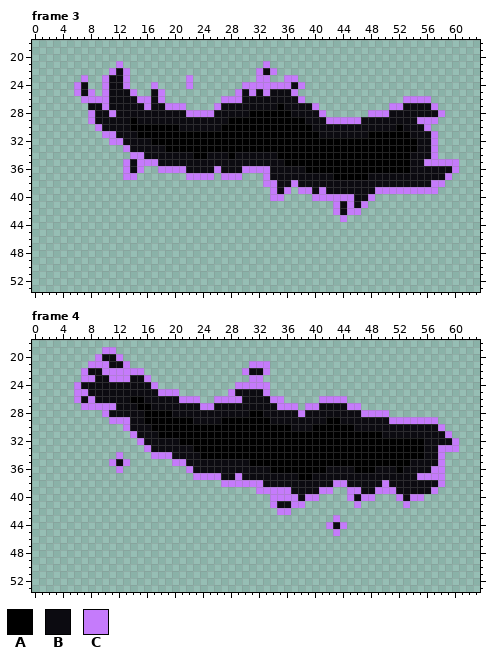
Pixel-art file, stored at assets/animations/wriggler/wriggler.aseprite. The first picture shows the starting point.
64x64 pixels, 4 frames. Shown: frame 3: x 0..63, y 18..53; frame 4: x 0..63, y 18..53. The commit also changed other frames, which this record leaves out.
Visible layers, top first: "Shadow", "Outer Glow".
Palette (. is transparent): A #000000  B #0c0b11  C #c57bfb
Pixels before, frame 3, first column x 6:
21 ......C....................C...........................
22 .....CBC..................CBC..........................
23 .C..CBBC........C.........CC..CC.......................
24 CB..CBBC...C....C.......CCCCCCCBC......................
25 CBC.CBBBC..BC..........CBCBCBBBC.......................
26 .CCCCBBBBCCBC........CCCBBBBBBBBC..............CCCC....
27 ..BBCBBBBBCBBCCC....CBBBBBBBBABBBBC..........CCBBBBC...
28 ..CBBCBBBBBBBBBBCCCCBBBBBAAAAAABBBBC......CCCBBBBBBBC..
29 ..CBBBBBABBBBBBBBBBBBBAAAAAAAAAAABBBCCCCCBBBBBBBBCCC...
30 ...CBBBBAAAAAAABBBBBBAAAAAAAAAAAAABBBBBBBBBBBBABBBC....
31 ....CCBBBAAAAAAAAAAAAAAAAAAAAAAAAAABBBBBBBAAAAAABBBC...
32 .....CCBBBBAAAAAAAAAAAAAAAAAAAAAAAAAAAAAAAAAAAAAABBC...
33 .......CBBBBBAAAAAAAAAAAAAAAAAAAAAAAAAAAAAAAAAAAABBC...
34 ........CCBBBBBBBAABBBABBBBBBAAAAAAAAAAAAAAAAAAABBBC...
35 .......CBCCCBBBBBBBBBBBBBBBBBBAAAAAAAAAAAAAAAAAABBCCCCC
36 .......CBC..CCCCBBBBCBBBCCCCBBBBBAAAAAAAAAAAAAAABBBBBBC
37 .......CC.......CCCC.CCC...CBBBBBBBBBAAAAABBBBBBBBBBBC.
38 ...........................CCBBCBBBBBBBBBBBBBBBBBBBCC..
39 ............................CBC.CCBCBBBBBBBCCCCCCCCC...
40 ............................CC....CCCCCCBBC............
41 .....................................CBCBC.............
42 .....................................CBCC..............
43 ......................................C................
Pixels before, frame 4, first column x 6:
19 ....CC.................................................
20 ...CBBC................................................
21 ..CCCBBC.................CCC...........................
22 .CBBCCCCCC..............CBBC...........................
23 .CCBBCCCBBC..............CC............................
24 CBBBBBBBBBBC...........CCCCC...........................
25 CCBBBBBBBBBBCCC.......CBBBBC...........................
26 CBCBBBBBAABBBBBCCC..CCCCBBBBCC.....CCCC................
27 .CCCCCBBBAABBBBBBBCCBBBBBBBBBCCC.CCBBBBCC..............
28 ....CBBBBBAAAABBBBBBBBBBBAABBBBBCBBBBBBBBCCCC..........
29 .....CCCBBAAAAAAABBBBAAAAAAABBBBBBBBAABBBBBBBCCCCCCC...
30 .......CBBBAAAAAAAAAAAAAAAAAAAABBBAAAAAABBBBBBBBBBBBC..
31 ........CBBBAAAAAAAAAAAAAAAAAAAAAAAAAAAAAAAABBBBBBBBBC.
32 .........CBBBBBAAAAAAAAAAAAAAAAAAAAAAAAAAAAAAAAAAABBBBC
33 ..........CBBBBBBAAAAAAAAAAAAAAAAAAAAAAAAAAAAAAAAABBCCC
34 ......C....CCCBBBBAAAAAAAAAAAAAAAAAAAAAAAAAAAAAAAABBC..
35 .....CBC......CCBBBBBBBBBAAAAAAAAAAAAAAAAAAAAAAABBBBC..
36 ......C.........CBBBBBBBBBBBAAAAAAAABBBBAAABBBABBBBCC..
37 .................CCCCBBCBBBBBBBBAABBBBBBBBBBBBBBBCCCC..
38 .....................CCCCCCBBBBBBBBBBCCBBBBBCBBBBBBBC..
39 ..........................CCCCCBBBBCC..CCBBCCCBBBBBC...
40 ............................CCCCBCC....CBCC...CBCC.....
41 ............................CBBCC.......C......C.......
42 .............................CC........................
43 .....................................C.................
44 ....................................CBC................
45 .....................................C.................
Once edited:
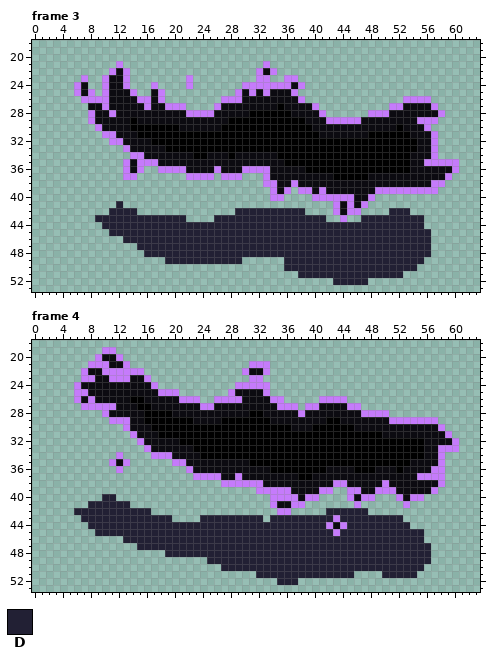
Colours new in this view: D #222034
From old to new:
Changed rows in their new state; - is an unchanged pixel.
Frame 3, layer "Shadow":
first column x 9:
41 ---D--------------------------------------------
42 --DDDD--------------DDDDDDDDDD------------DDD---
43 DDDDDDDDDDDDD----DDDDDDDDDDDDDDDD-----DDDDDDDDD-
44 -DDDDDDDDDDDDDDDDDDDDDDDDDDDDDDDDDDDDDDDDDDDDDD-
45 --DDDDDDDDDDDDDDDDDDDDDDDDDDDDDDDDDDDDDDDDDDDDDD
46 ----DDDDDDDDDDDDDDDDDDDDDDDDDDDDDDDDDDDDDDDDDDDD
47 ------DDDDDDDDDDDDDDDDDDDDDDDDDDDDDDDDDDDDDDDDDD
48 -------DDDDDDDDDDDDDDDDDDDDDDDDDDDDDDDDDDDDDDDDD
49 ----------DDDDDDDDDDD------DDDDDDDDDDDDDDDDDDDD-
50 ---------------------------DDDDDDDDDDDDDDDDDDD--
51 -----------------------------DDDDDDDDDDDDDDD----
52 ----------------------------------DDDDD---------
Frame 4, layer "Shadow":
first column x 6:
40 ----DD---------------------------------------------
41 --DDDDDD-------------------------------------------
42 DDDDDDDDDDD-------------------------DDDDDD---------
43 -DDDDDDDDDDDDD----DDDDDDDDD-DDDDDDDDD-DDDDDDDDD----
44 --DDDDDDDDDDDDDDDDDDDDDDDDDDDDDDDDDD---DDDDDDDDD---
45 ---DDDDDDDDDDDDDDDDDDDDDDDDDDDDDDDDDD-DDDDDDDDDDDD-
46 -------DDDDDDDDDDDDDDDDDDDDDDDDDDDDDDDDDDDDDDDDDDD-
47 ---------DDDDDDDDDDDDDDDDDDDDDDDDDDDDDDDDDDDDDDDDDD
48 -------------DDDDDDDDDDDDDDDDDDDDDDDDDDDDDDDDDDDDDD
49 -------------------DDDDDDDDDDDDDDDDDDDDDDDDDDDDDDDD
50 ---------------------DDDDDDDDDDDDDDDDDDDDDDDDDDDDD-
51 --------------------------DDDDDDDDDDDDDD----DDDDD--
52 -----------------------------DDD-------------------
